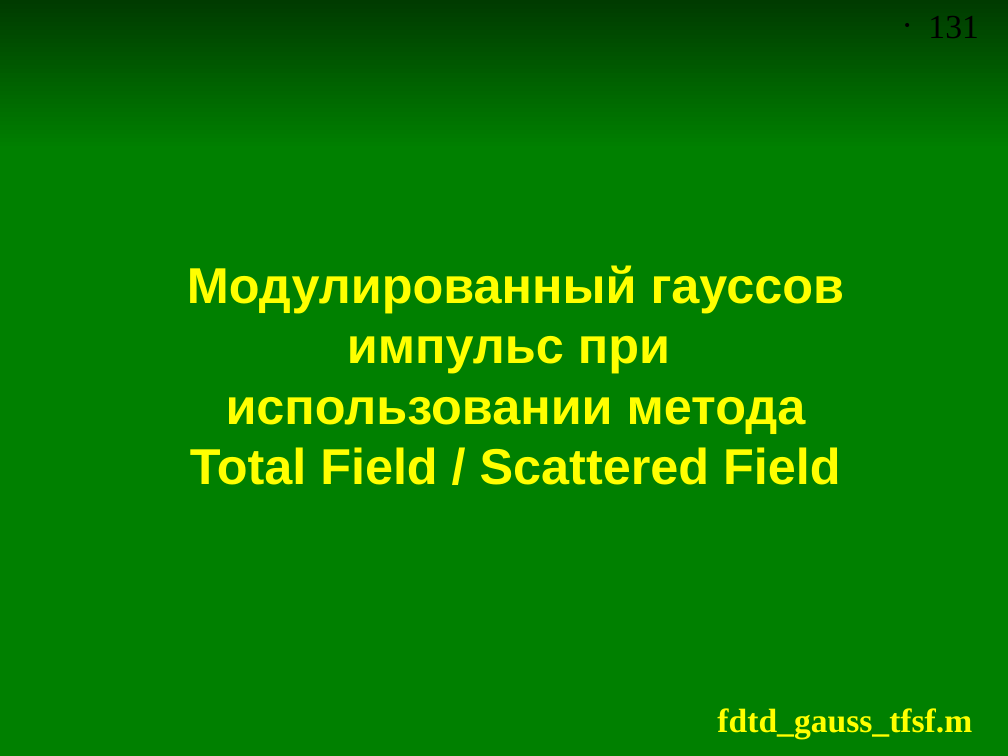
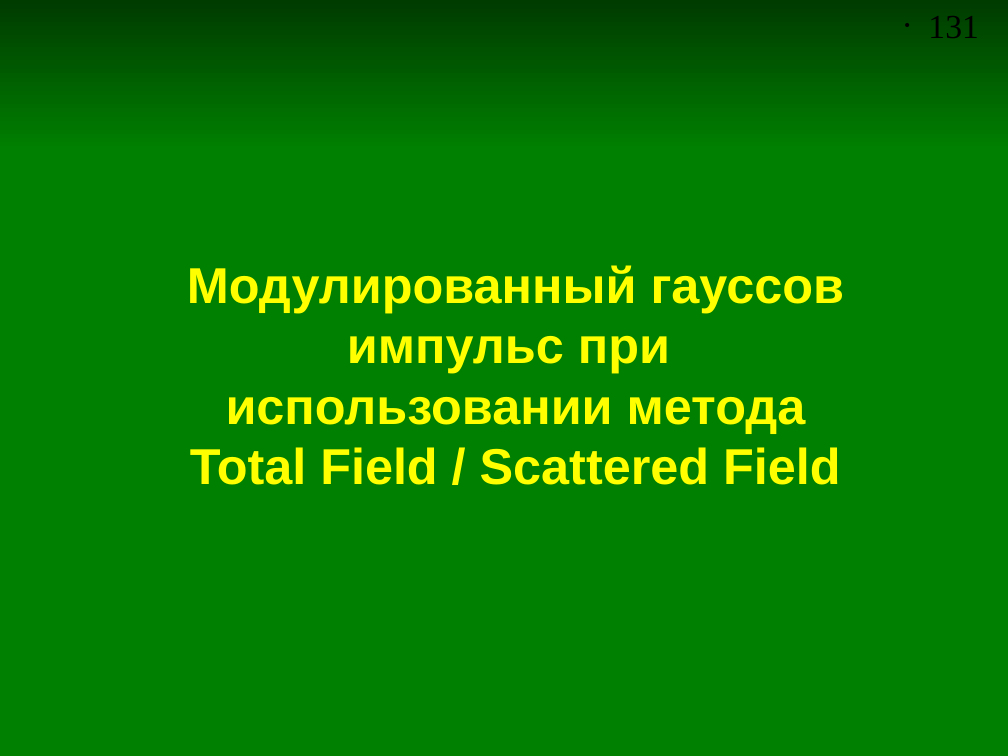
Before and after one commit to andris0147sv/modelling, a slide deck: slide 131 of presentations/2. FDTD.odp. Drawn at 1008x756 pixels with LibreOffice and Linux fonts; fonts in the diff are those of the drawing. Boxes give left, top, right and bottom in pixels: in the first picture for what was removed or moved away, otherwise in the second. Text is boxed around its words. In the diff, an @@ line names an element or a change of style, - is before the commit and + after.

Commit message:
Добавлен скрипт для демонстрации гармонического сигнала с использованием метода TFSF

```diff
--- a/presentations/2. FDTD.odp
+++ b/presentations/2. FDTD.odp
@@ text removed at [717,708,972,738] @@
-fdtd_gauss_tfsf.m
```
Also in this commit, not shown: 5 other slides changed, 4 slides added, 5 other files.
